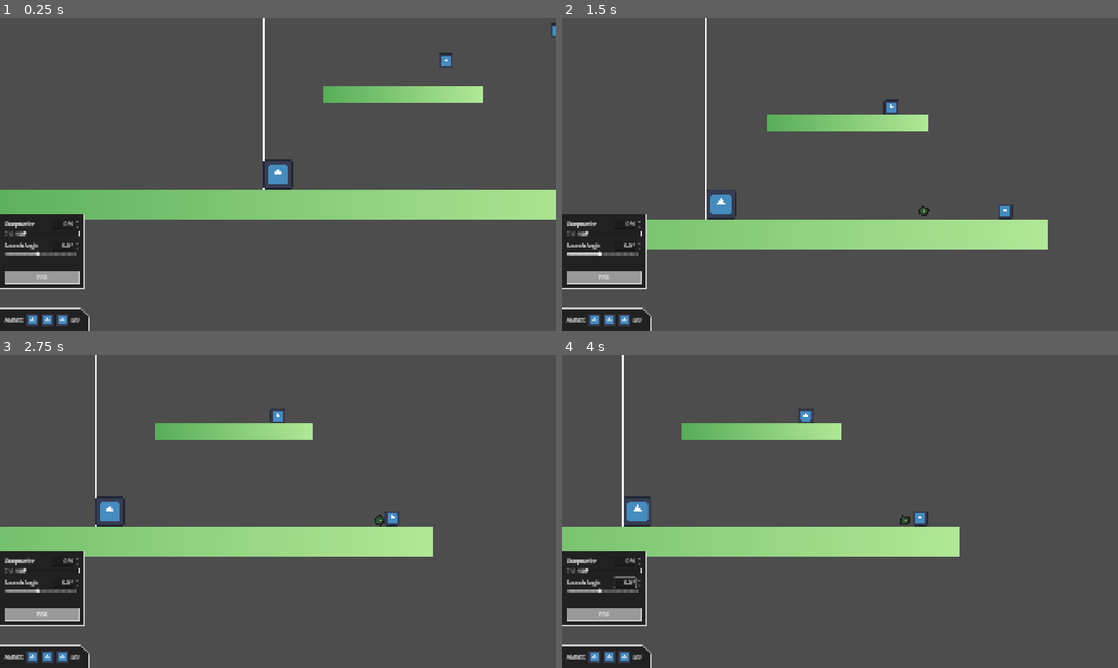
Above: before the commit, frames 1-4 (two rows, left to right).
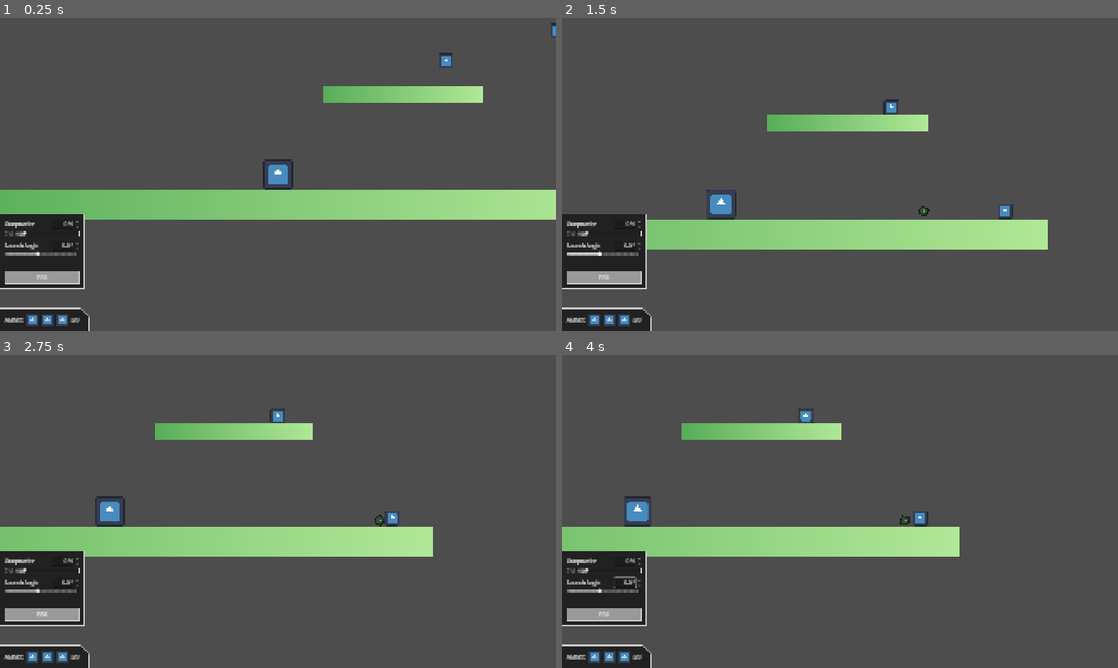
Above: after the commit, the same moments.

Repository: ToxicStarfall/arc-tillery
Game: Godot game, scene res://node.tscn
Same seed, same stepped clock (60 frames per second), same inputs: the game is played once before the commit and once after it. The engine's default icon, where the game draws it, is replaced by a stand-in: a white triangle on a blue panel in a dark square.
Inputs (mouse positions are in pixels of both pictures, inside the frame that each line leads up to):
- Up to frame 1 (0.25 s): no input
- Up to frame 2 (1.5 s): click "FIRE" at 0.5 s; tap Enter at 1.25 s; move the mouse to (962, 158) at 1.27 s; hold Right from 1.28 s (still down); hold Mouse wheel up (zoom_in) from 1.28 s (still down)
- Up to frame 3 (2.75 s): move the mouse to (166, 527) at 2.02 s; release Right at 2.03 s; release Mouse wheel up (zoom_in) at 2.03 s; hold Down from 2.03 s (still down); tap Mouse wheel down (zoom_out) at 2.1 s
- Up to frame 4 (4 s): move the mouse to (895, 442) at 2.77 s; release Down at 2.78 s; hold Right 2.78-3.53 s; tap Alt at 2.85 s; move the mouse to (812, 574) at 3.52 s; hold Up from 3.53 s (still down); tap Shift at 3.6 s

The runs differ from the first frame. In frame 1, 0.2% of the frame differs, in the area x 47-48%, y 0-55%; in frame 2, 0.2%; in frame 3, 0.1%; in frame 4, 0.2%, in the area x 10-12%, y 0-55%.
Error after the commit: Invalid access to property or key 'PIXELS_PER_METER' on a base object of type 'Node (game.gd)'. (res://line_2d.gd:39)

Commit message:
Added measurement marker drawer
Changes measurement increments when zooming in and out.

Diff:
--- a/line_2d.gd
+++ b/line_2d.gd
@@ -1,14 +1,58 @@
-extends Line2D
+extends Node2D
 
 
 func _draw() -> void:
-	#print("redrawn")
-	#print( Game.get_viewport().get_visible_rect().size.y )
-	print( Game.get_viewport().get_visible_rect().get_support(Vector2.DOWN) )
-	draw_line(
-		points[0],
-		Vector2(
-			points[0].x,
-			points[0].y - Game.get_viewport().get_visible_rect().size.y,
-		),
-		Color.WHITE)
+	const area = Vector2i(100, 1)  ## The 2D area to draw markers.
+	var Camera: Camera2D = Game.Camera
+	var weapon := Game.current_weapon
+	var interval = 2
+	#print( Camera.position.y - (Camera.global_position.y / Camera.zoom.y) )
+	#print( get_viewport().get_mouse_position() )
+	if Camera.zoom.x > 1.0: interval = 1
+	elif Camera.zoom.x > 0.6: interval = 2
+	elif Camera.zoom.x > 0.2: interval = 5
+	else: interval = 10
+	#else: interval = 2
+
+	for x in area.x:
+		var start_pos := Vector2( weapon.global_position.x, weapon.global_position.y )
+		var end_pos := Vector2( weapon.global_position.x,
+			# Difference between camera y and top of viewport
+			#Camera.position.y - (Camera.global_position.y / Camera.zoom.y) )
+			weapon.global_position.y - 100)
+		var text_pos := Camera.global_position + Vector2(8 / Camera.zoom.length(), 0)
+		var offset: int =  x
+		var line_color := Color(1, 1, 1, 0.75)
+		var text = true
+		var scaler = Camera.zoom.length()
+
+		if !(x % interval) == 0:
+			end_pos += Vector2(0, 100)
+			line_color.a = 0.4
+			text = false
+
+		_draw_marker(start_pos, end_pos, text_pos, offset, line_color, text, scaler)
+
+
+func _draw_marker(start: Vector2, end: Vector2, text_pos: Vector2, offset: int, color: Color, text: bool, scaler: float = 1.0):
+	var raw_offset := offset
+	offset = offset * Game.PIXELS_PER_METER
+	var offset_h := Vector2(offset, 0)
+
+	# Draw measurement lines
+	draw_line(start + offset_h, end + offset_h, color)
+
+	#if (raw_offset % 2) == 0:
+	# Draw measurements
+	if text:
+		draw_string(
+			ThemeDB.fallback_font,  # Text font
+			text_pos + offset_h,  # Text position
+			"%sm" % [raw_offset],  # Text
+			HorizontalAlignment.HORIZONTAL_ALIGNMENT_LEFT,  # Alignment
+			-1,  # Width
+			24 / scaler,  # Font size (scales font up as you zoom out)
+			color,  # Text color
+			3,
+			TextServer.Direction.DIRECTION_AUTO,
+				TextServer.ORIENTATION_HORIZONTAL )
